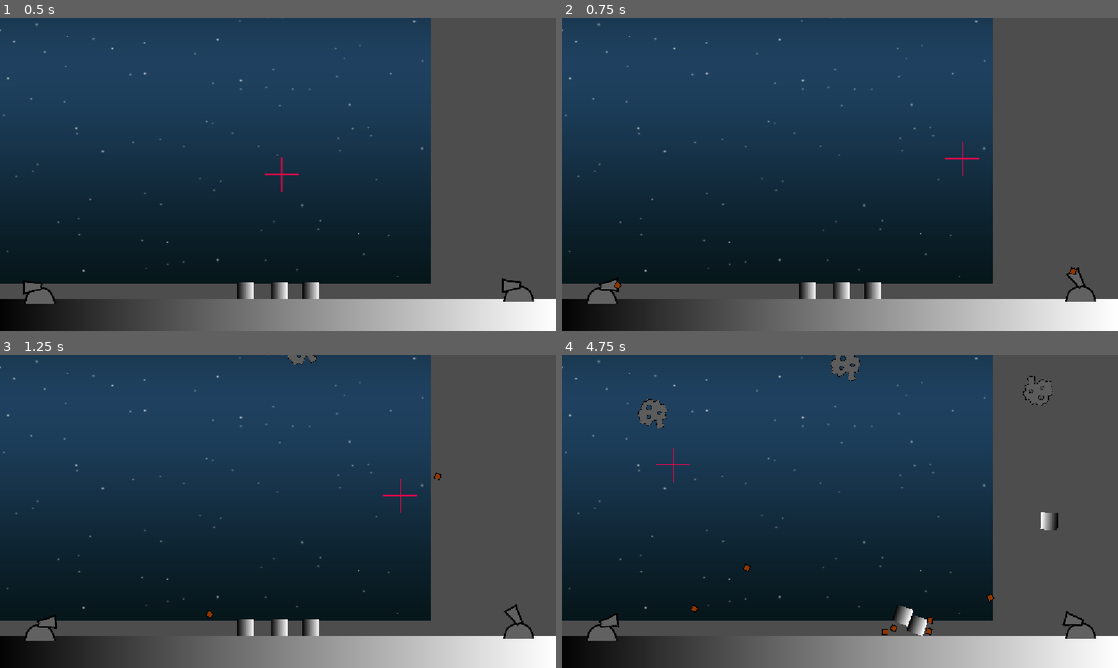
Above: before the commit, frames 1-4 (two rows, left to right).
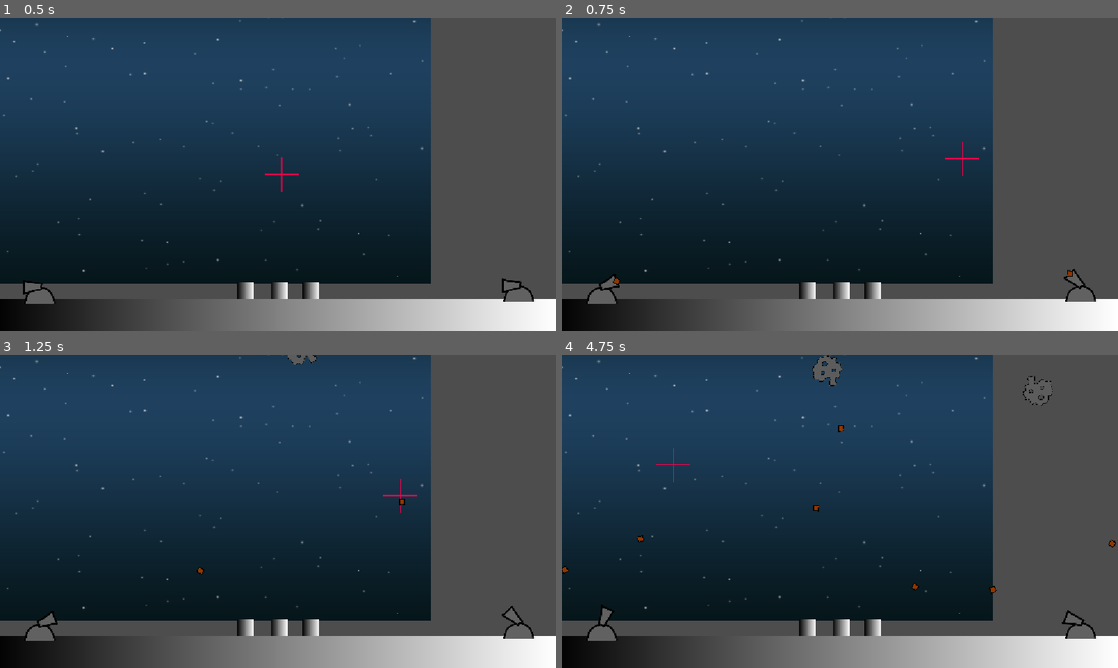
Above: after the commit, the same moments.

Repository: AndrewHay/meteor-strike
Game: Godot game, scene res://root.tscn
Two runs of this game, one before a commit and one after it. Both use one fixed random seed, a clock stepped at 60 frames per second and the inputs below.
Inputs (mouse positions are in pixels of both pictures, inside the frame that each line leads up to):
- Up to frame 1 (0.5 s): no input
- Up to frame 2 (0.75 s): tap Enter at 0.5 s; move the mouse to (962, 158) at 0.52 s; click (962, 158) at 0.67 s
- Up to frame 3 (1.25 s): no input
- Up to frame 4 (4.75 s): move the mouse to (728, 527) at 1.27 s; click (728, 527) at 1.42 s; move the mouse to (895, 442) at 2.02 s; click (895, 442) at 2.17 s; move the mouse to (812, 574) at 2.77 s; click (812, 574) at 2.92 s; move the mouse to (1006, 558) at 3.52 s; click (1006, 558) at 3.67 s; move the mouse to (673, 464) at 4.27 s; click (673, 464) at 4.42 s

Frame 1 is identical in both runs. In frame 2, 0.2% of the frame differs, in the area x 6-95%, y 79-88%; in frame 3, 0.2%; in frame 4, 2.2%, in the area x 0-100%, y 0-90%.

Commit message:
fix turret

Diff:
--- a/turret/turret.gd
+++ b/turret/turret.gd
@@ -12,4 +12,5 @@
 		b.rotation = barrel.rotation
 		get_parent().add_child(b)
 	elif event is InputEventMouseMotion:
-		barrel.rotation = atan2(position.y - event.position.y, position.x - event.position.x)
+		var direction = global_position - get_global_mouse_position()
+		barrel.global_rotation = direction.angle()
